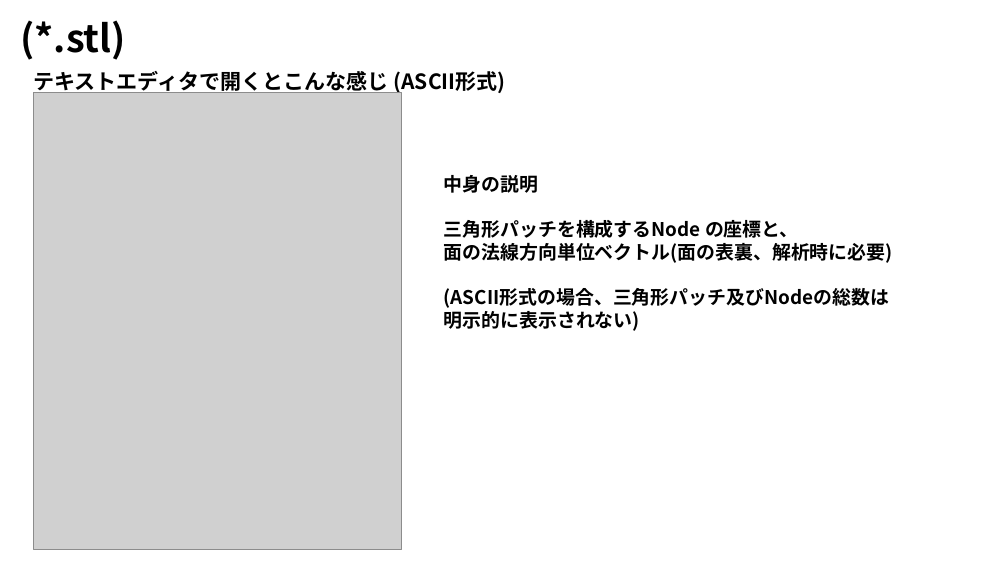
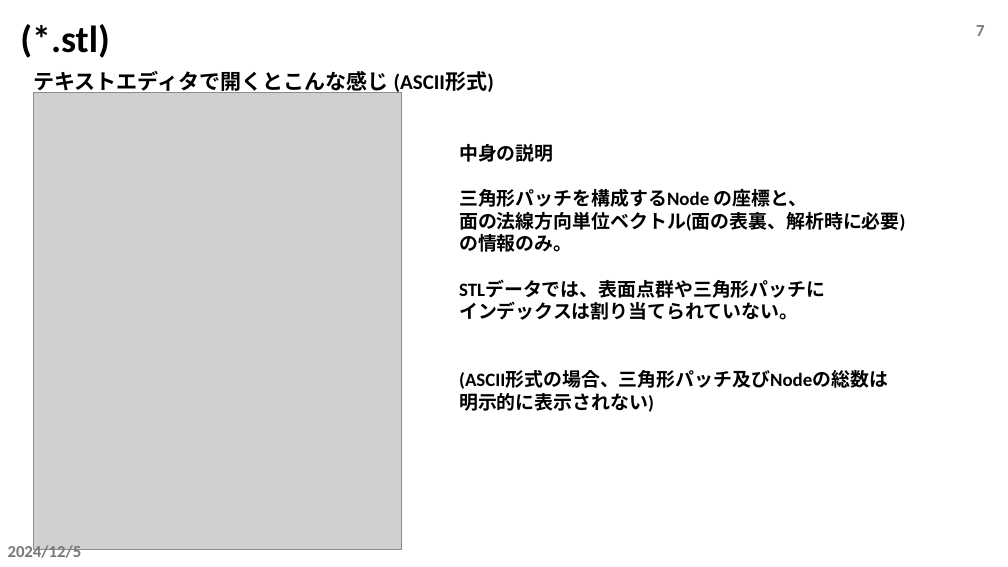
Before and after one commit to tailup7/howtoCFD, a slide deck: slide 7 of fileFormat.pptx. Drawn at 1008x567 pixels with LibreOffice and Linux fonts; fonts in the diff are those of the drawing; grey boxes stand for pictures. Boxes give left, top, right and bottom in pixels: in the first picture for what was removed or moved away, otherwise in the second. Text is boxed around its words. In the diff, an @@ line names an element or a change of style, - is before the commit and + after.

Commit message:
add slide

```diff
--- a/fileFormat.pptx
+++ b/fileFormat.pptx
@@ text "(*.stl)" at <box>20,24,109,58</box>: font Noto Sans CJK JP to Calibri @@
@@ page number added at <box>976,25,984,36</box>, 16 pt, text #797979, bold @@
+7
@@ text "テキストエディタで開くとこんな感じ (ASCII形式)" at <box>33,71,494,96</box>: font Noto Sans CJK JP to Calibri @@
@@ text "中身の説明": place and size @@
-text "中身の説明" at <box>444,175,893,331</box>
+text "中身の説明" at <box>459,144,905,412</box>
@@ text at <box>459,144,905,412</box>: font Noto Sans CJK JP to Calibri in "中身の説明", "三角形パッチを構成するNode の座標と、", "面の法線方向単位ベクトル(面の表裏、解析時に必要)", "(ASCII形式の場合、三角形パッチ及びNodeの総数は" and 1 more places @@
@@ text at <box>459,234,825,320</box>: paragraphs added @@
+の情報のみ。
+STLデータでは、表面点群や三角形パッチに
+インデックスは割り当てられていない。
@@ text added at <box>8,543,82,558</box>, 16 pt, text #797979, bold @@
+2024/12/5
```
Also in this commit, not shown: 6 other slides changed, 2 slides added, 2 slides removed.
